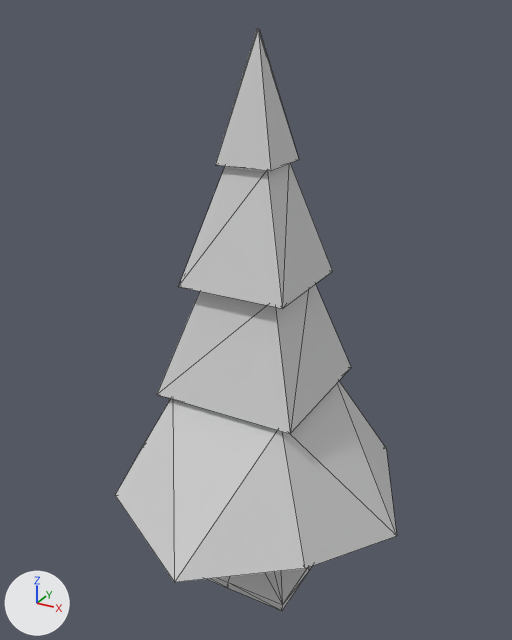
The OBJ model a5-multiman/render-data/models/tree.obj: old version first, new version second.
Camera for both pictures: a camera (50 mm lens) standing at (2.84, -5.2, 5.28) and looking at (-0.03, 0.03, 2.66). Arrows for +X, +Y and +Z are at lower left; the lights stay in place. Mesh edges are drawn as thin lines. Where no turn or scale is listed for an object, it has been applied to the vertices. Vertices at the same position are counted once.

Before the edit, the objects in view are built like this:
```python
me_cube = bpy.data.meshes.new('Cube')
me_cube.from_pydata(...)  # 44 vertices, 78 faces; spans x -1.47..1.47, y -1.47..1.47, z 0.81..5.13
me_cube.materials.append(mat_leaf)  # light grey #d1d1d1
# before: 8 (1.47, 0.0, 0.81) at pixel (396, 535)
# before: 10 (0.0, -1.47, 0.81) at pixel (174, 582)
me_cube_001 = bpy.data.meshes.new('Cube.001')
me_cube_001.from_pydata(...)  # 33 vertices, 56 faces; spans x -0.603..0.603, y -0.603..0.603, z 0.003..1.029
me_cube_001.materials.append(mat_holz)  # light grey #d1d1d1
ob_cube = bpy.data.objects.new('Cube', me_cube)
ob_cube.location = (0.0, 0.0, 0.0)
ob_cube_001 = bpy.data.objects.new('Cube.001', me_cube_001)
ob_cube_001.location = (0.0, 0.0, 0.0)
```
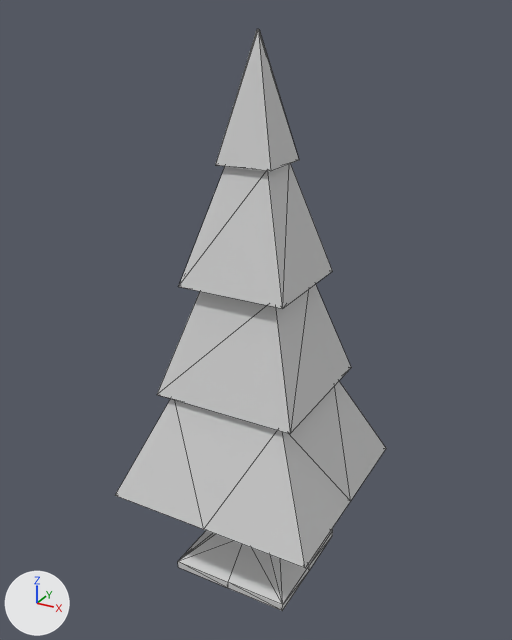
The change, as a diff of the scene's bpy script:
```diff
--- a/a5-multiman/render-data/models/tree.obj.py
+++ b/a5-multiman/render-data/models/tree.obj.py
@@ me_cube @@
 me_cube.from_pydata(...)  # 44 vertices, 78 faces; spans x -1.47..1.47, y -1.47..1.47, z 0.81..5.13
 # used by ob_cube; location = (0.0, 0.0, 0.0)
 # verts and faces of me_cube; kept vertices keep their numbers, new ones are numbered from 44
+# me_cube part 1
+verts[8] = (1.0, 0.0, 1.03)  # moved, pixel (350, 501)
+# me_cube part 2
+verts[10] = (0.0, -1.0, 1.03)  # moved, pixel (203, 529)
+# me_cube part 3
+verts[44] = (-0.6, -0.6, 0.0)  # pixel (178, 567)
+verts[45] = (0.0, -0.6, 0.0)  # pixel (228, 588)
+verts[46] = (-0.6, -0.6, 0.08)  # pixel (177, 561)
+verts[47] = (0.0, -0.6, 0.08)  # pixel (228, 582)
+faces += [(45, 47, 46), (44, 45, 46)]
 me_cube.materials.append(mat_leaf)
```

Location of each change, [x1, y1, x2, y2] in pixels of the pictures (512 x 640 px; the box of a moved part takes in the faces that stretch with it):
'Cube', reshaped: before [115, 29, 397, 582]; after [115, 29, 386, 588]
part 1 of me_cube, moved or reshaped: before [282, 381, 397, 568]; after [282, 381, 386, 568]
part 2 of me_cube, moved or reshaped: before [115, 399, 305, 582]; after [115, 399, 305, 568]
part 3 of me_cube, added: after [178, 562, 228, 588]
